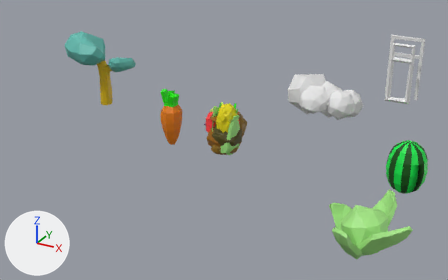
Two versions of the FBX model Assets/Meshes/foods.fbx, one commit apart.
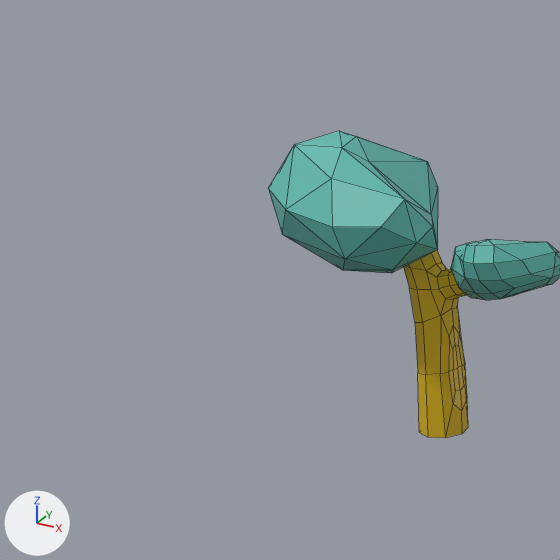
Old and new are each drawn whole from a 50 mm lens placed at (7.8, -41.24, 19.37), pointed at (-12.54, -4.26, 0.88) and again close up on the part from 0% to 30% of the width and 0% to 48% of the height. The lights are fixed; the arrows at lower left show +X, +Y and +Z. The close-ups show mesh edges as thin lines. Where no turn or scale is listed for an object, it has been applied to the vertices.

Objects in the first close-up: 'Leaves', 'Leaves1', 'Tree'.
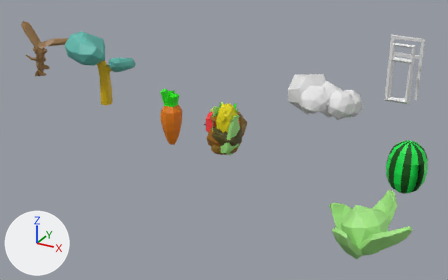
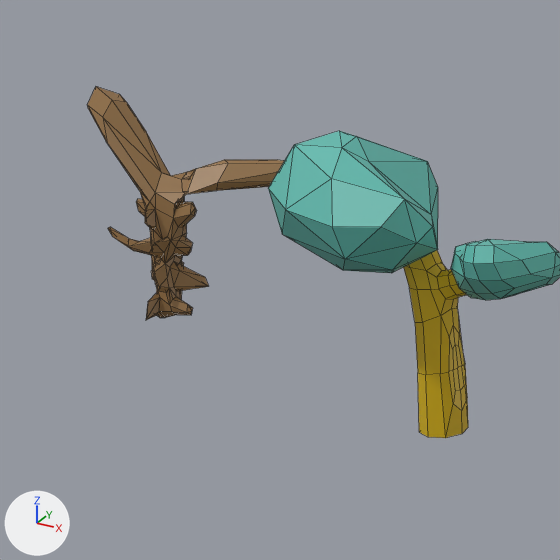
The change, as a list of edits to the scene's bpy script:
```text
Add me_cube_042:
    me_cube_042.from_pydata(...)  # 217 vertices, 336 faces; spans x -2.02..2.84, y -0.81..2.16, z 1.21..6.34
    me_cube_042.materials.append(mat_loquastem)  # brown #977347
Add ob_cube_006:
    ob_cube_006 = bpy.data.objects.new('Cube.006', me_cube_042)
    ob_cube_006.location = (-34.36, 0.0, 0.0)
```

Location of each change, (x1, y1, x2, y2) in pixels of the close-ups (560 x 560 px):
'Cube.006', added (brown): after (87, 87, 284, 320)
